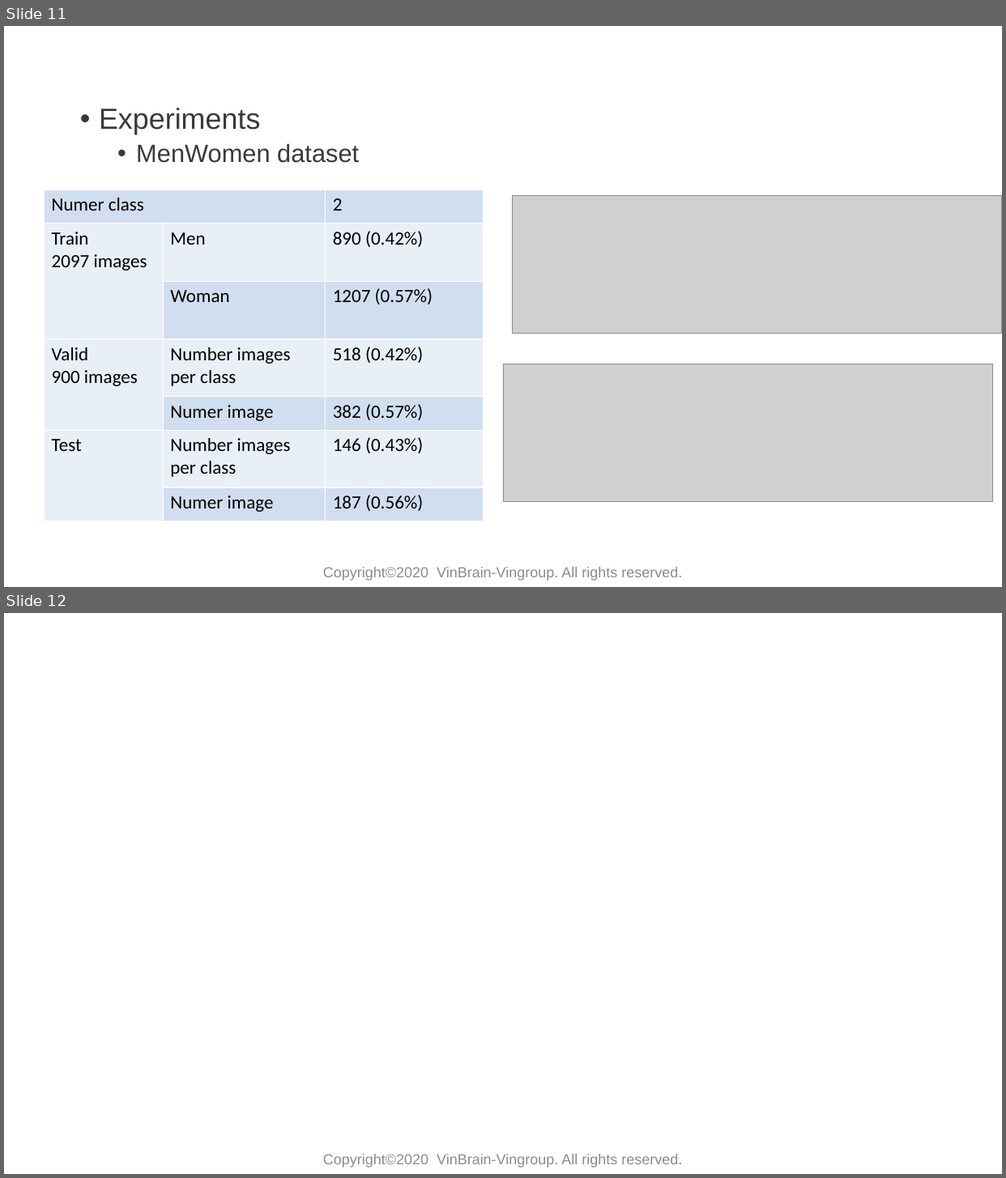
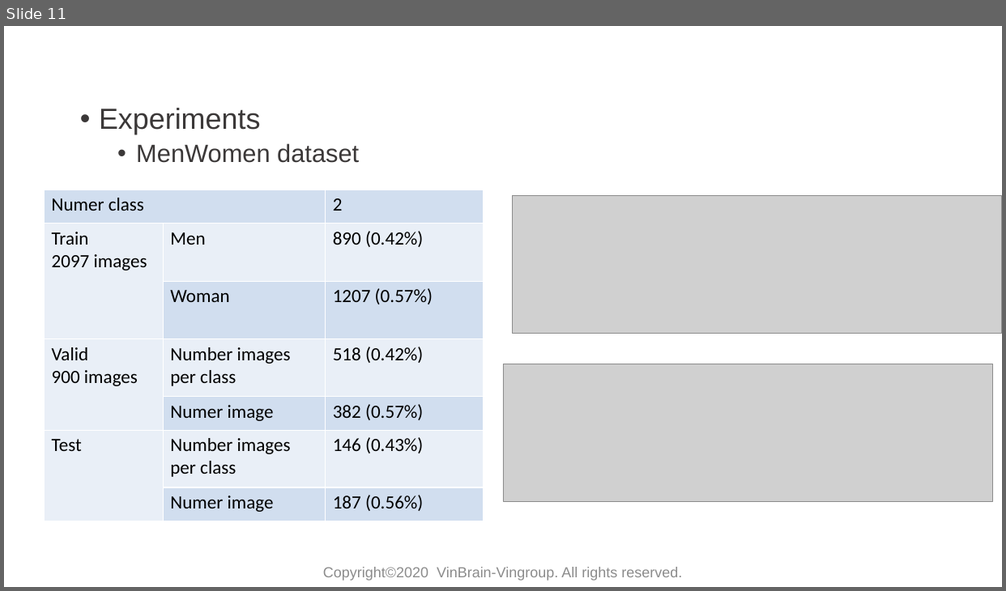
Before and after one commit to huyentls1114/vinbrain-internship, a slide deck: mid_term/mid_term.pptx. Shown one above the other, each under a label of ours: slides 11 and 12 before the commit, slide 11 after it. The pictures are 1006x1178 and 1006x591 pixels, drawn with LibreOffice and Linux fonts; fonts in the diff are those of the drawing; grey boxes stand for pictures; background and template pictures are left out. Boxes give left, top, right and bottom in pixels: in the first picture for what was removed or moved away, otherwise in the second. Text is boxed around its words. In the diff, an @@ line names an element or a change of style, - is before the commit and + after.

```diff
--- a/mid_term/mid_term.pptx
+++ b/mid_term/mid_term.pptx
@@ slide 12 removed at (4,613,1002,1174), background #FFFFFF @@
@@ text removed at (323,1154,682,1168) @@
-Copyright©2020 VinBrain-Vingroup. All rights reserved.
```
Also in this commit, not shown: 1 other file.
